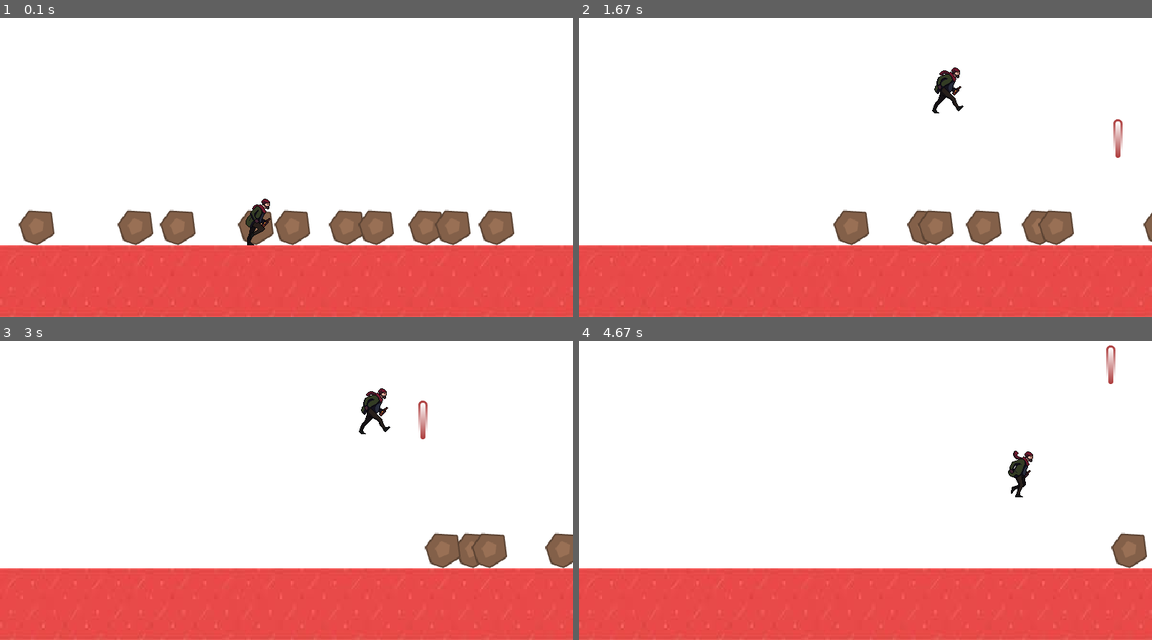
Above: before the commit, frames 1-4 (two rows, left to right).
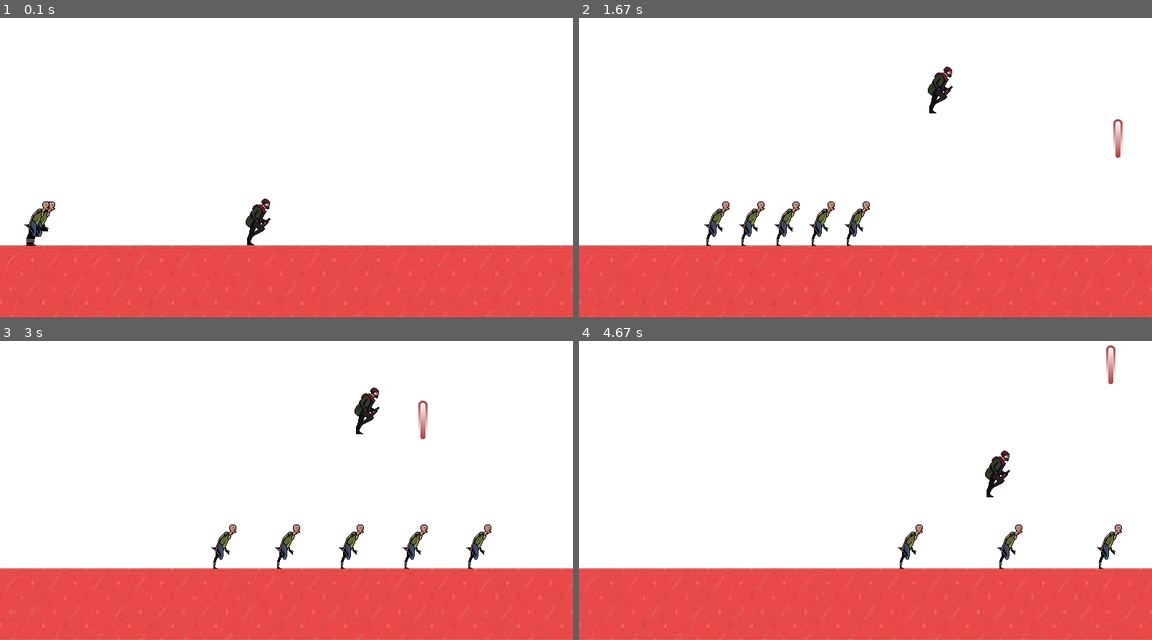
Above: after the commit, the same moments.

Repository: Correia1500/Pygame
Game: pygame game, started from game.py
The game is run twice, just before and just after one commit, with the same random seed, the same clock (stepped at 60 frames per second) and the same inputs.
Inputs:
- Up to frame 1 (0.1 s): no input
- Up to frame 2 (1.67 s): hold Right 0.33-0.8 s; hold Right 0.83-1.3 s; tap Space at 0.9, 1.2, 1.4 s; tap A at 0.98 s; hold Left from 1.33 s (still down)
- Up to frame 3 (3 s): tap Space at 1.7, 1.97, 2.27, 2.4, 2.7 s; release Left at 1.87 s; hold Left 1.9-2.3 s; hold Right 2.33-2.97 s; tap A at 2.48 s
- Up to frame 4 (4.67 s): hold Left 3-3.47 s; tap Space at 3.07, 3.37, 3.57, 3.87, 4.07, 4.37, 4.57 s; hold Right 3.5-3.97 s; hold Right 4-4.47 s; tap A at 4.15 s; hold Left from 4.5 s (still down)

The runs differ from the first frame. In frame 1, 5.4% of the frame differs, in the area x 3-90%, y 61-77%; in frame 2, 4.2%; in frame 3, 3.2%; in frame 4, 1.9%.

Commit message:
zombie-2

Diff:
--- a/assets.py
+++ b/assets.py
@@ -12,3 +12,15 @@
         sprite = spritesheet.subsurface(pygame.Rect(x, 0, sprite_width, sprite_height))
         sprites.append(sprite)
     return sprites
+
+def load_sprites_zombies():
+    spritesheet = pygame.image.load("assets/img/run_zombie.png").convert_alpha()
+    sprite_width, sprite_height= spritesheet.get_width() // 7, spritesheet.get_height()
+
+    sprites = []
+    for i in range(7):
+        # Calcula a posição x do sprite na spritesheet
+        x = i * sprite_width
+        sprite = spritesheet.subsurface(pygame.Rect(x, 0, sprite_width, sprite_height))
+        sprites.append(sprite)
+    return sprites
--- a/homeless.py
+++ b/homeless.py
@@ -23,7 +23,7 @@
         self.pulando = False
 
     def animate(self):
-        self.current_sprite += self.animation_speed
+        self.current_sprite = self.animation_speed
         if self.current_sprite >= len(self.sprites):
             self.current_sprite = 0
         self.image = self.sprites[int(self.current_sprite)]
--- a/zombie.py
+++ b/zombie.py
@@ -1,5 +1,6 @@
 import pygame
 import random
+from assets import *
 from bullet import Bullet
 from assets import load_sprites_homeless
 from config import *
@@ -9,14 +10,21 @@
         # Construtor da classe mãe
         pygame.sprite.Sprite.__init__(self)
 
-        self.image = img
+        self.sprites = load_sprites_zombies()
+        self.current_sprite = 0
+        self.image = self.sprites[self.current_sprite]
         self.rect = self.image.get_rect()
-        self.rect.x = random.randint(0, WIDTH - ZOMBIE_WIDTH)
+        self.animation_speed = 0.2
+
+
+        #self.rect.x = random.randint(0, WIDTH - ZOMBIE_WIDTH)
+        self.rect.x = (0)
+
         #self.rect.y = random.randint(-100, -ZOMBIE_HEIGHT)
-        self.speedx = random.randint(3, 10)
+        self.speedx = random.randint(3, 8)
         #self.rect.x = WIDTH
         #
-        self.rect.y = HEIGHT - 150
+        self.rect.y = HEIGHT - 195
         #self.speedx = -10
 
     def update(self):
